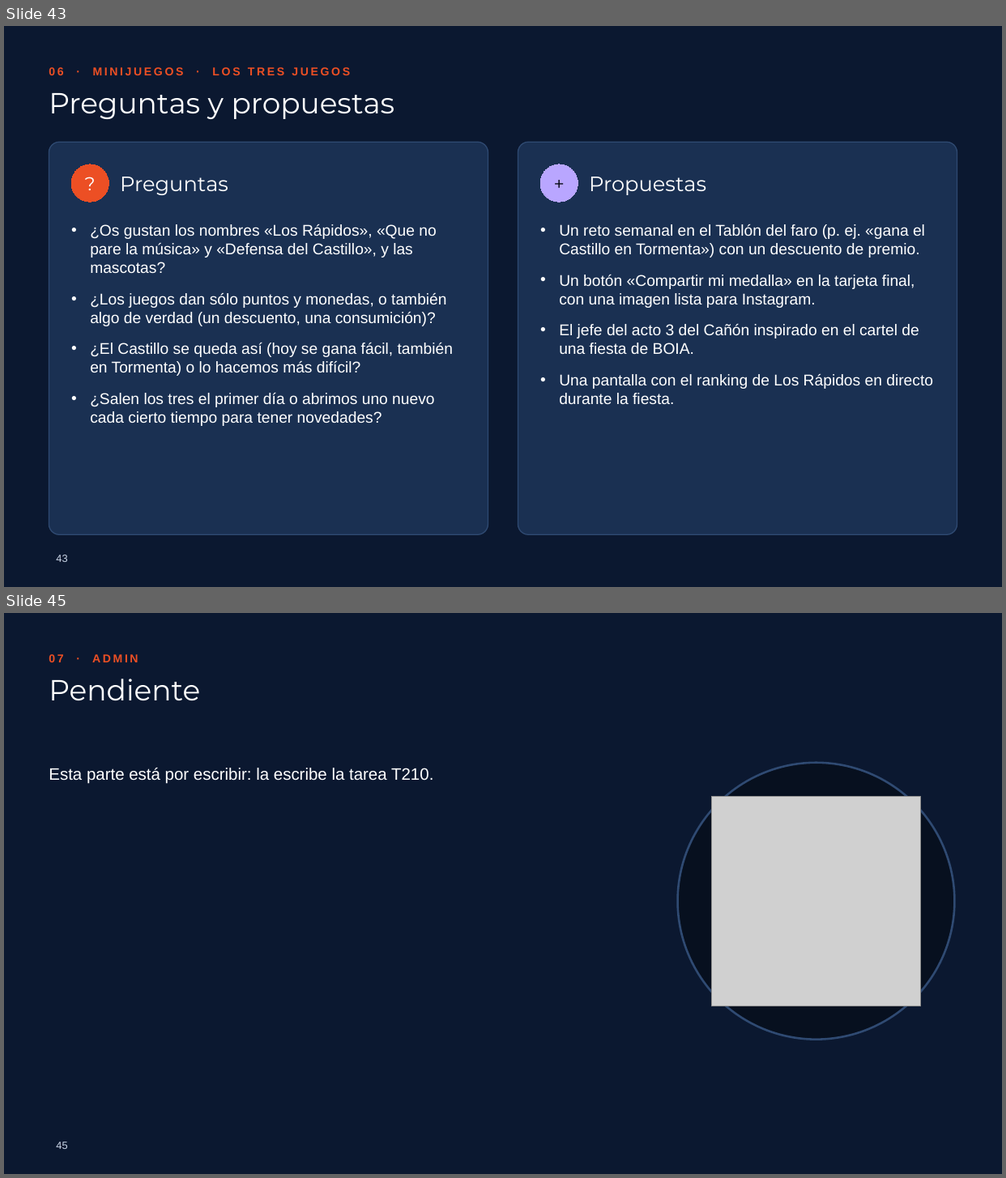
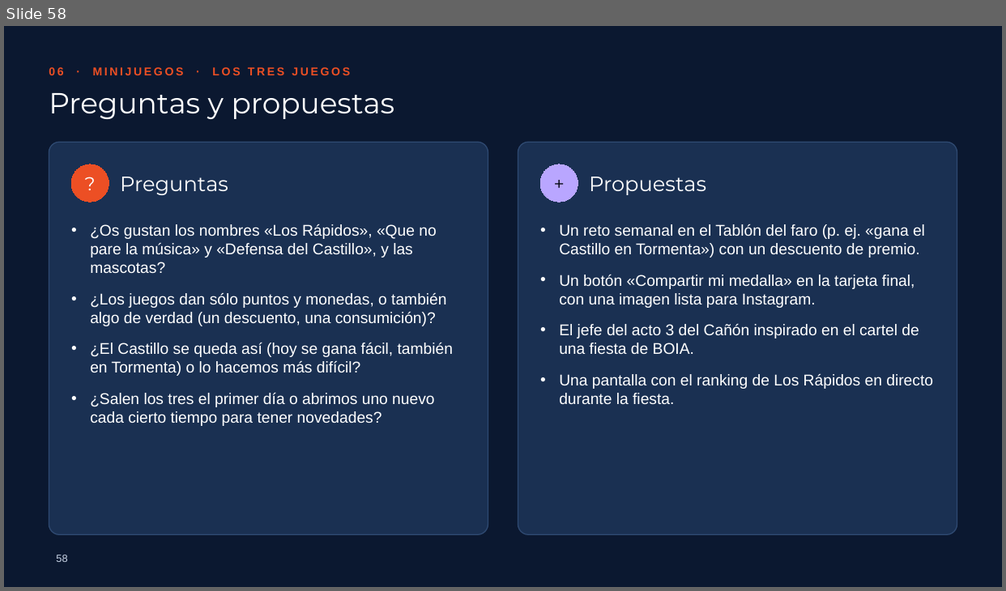
Before and after one commit to picodepato/boia-planet-web, a slide deck: docs/presentacion/boia-planet.pptx. Shown one above the other, each under a label of ours: slides 43 and 45 before the commit, slide 58 after it; the slides between them are not shown. The pictures are 1006x1178 and 1006x591 pixels, drawn with LibreOffice and Linux fonts; fonts in the diff are those of the drawing; grey boxes stand for pictures; background and template pictures are left out. Boxes give left, top, right and bottom in pixels: in the first picture for what was removed or moved away, otherwise in the second. Text is boxed around its words. In the diff, an @@ line names an element or a change of style, - is before the commit and + after.

```diff
--- a/docs/presentacion/boia-planet.pptx
+++ b/docs/presentacion/boia-planet.pptx
@@ slide 45 removed at box(4, 613, 1002, 1174), background #0B1830 @@
@@ text removed at box(49, 654, 138, 662) @@
-07 · ADMIN
@@ title removed at box(49, 679, 200, 701) @@
-Pendiente
@@ text removed at box(49, 768, 433, 784) @@
-Esta parte está por escribir: la escribe la tarea T210.
@@ ellipse removed at box(678, 763, 955, 1040) @@
@@ picture removed at box(711, 796, 921, 1006) @@
@@ page number removed at box(56, 1142, 67, 1149) @@
-45
@@ what was slide 43 is now slide 58 @@
@@ page number at box(56, 555, 67, 562): text changed @@
-43
+58
```
Also in this commit, not shown: 4 slides changed, 30 slides added, 2 other slides removed, 9 other files.
